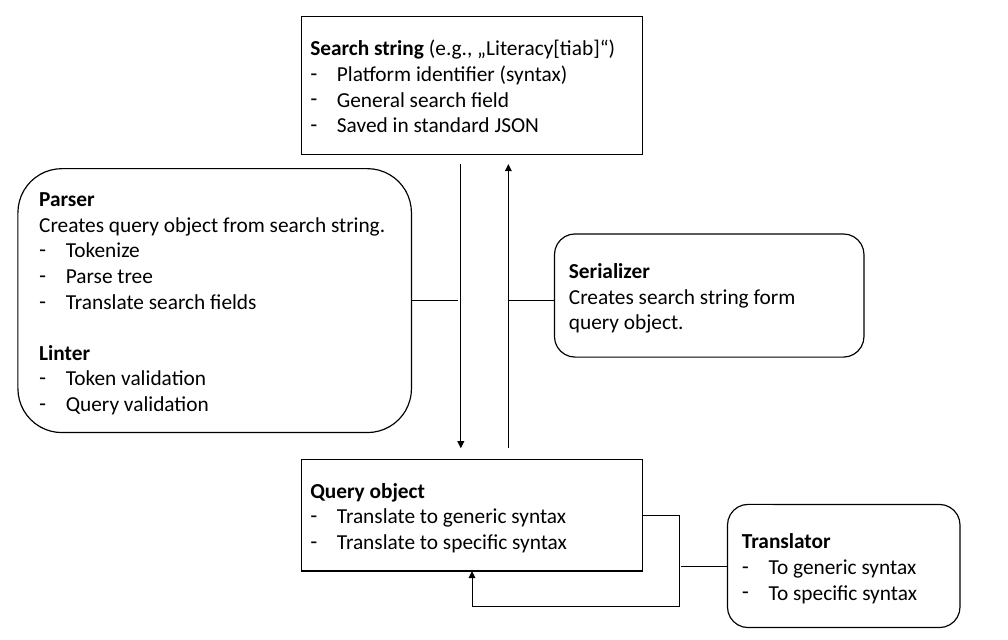
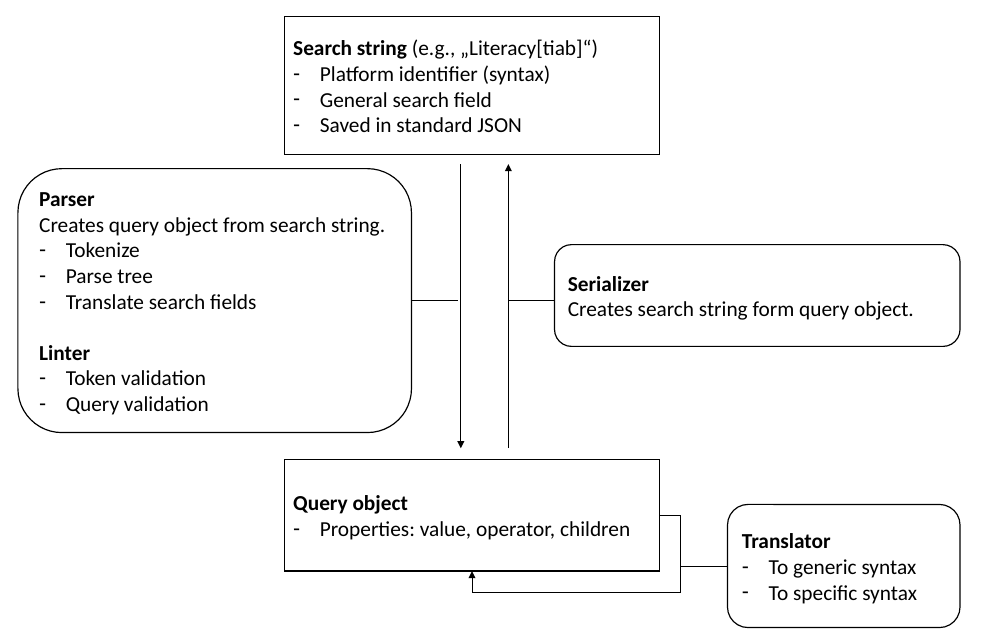
Before and after one commit to CoLRev-Environment/search-query, a slide deck: slide 1 of docs/source/dev_docs/documentation.pptx. Drawn at 1008x640 pixels with LibreOffice and Linux fonts; fonts in the diff are those of the drawing. Boxes give left, top, right and bottom in pixels: in the first picture for what was removed or moved away, otherwise in the second. Text is boxed around its words. In the diff, an @@ line names an element or a change of style, - is before the commit and + after.

```diff
--- a/docs/source/dev_docs/documentation.pptx
+++ b/docs/source/dev_docs/documentation.pptx
@@ rectangle "Search string (e.g., „Literacy[tiab]“)": place and size @@
-rectangle "Search string (e.g., „Literacy[tiab]“)" at [302, 16, 643, 154]
+rectangle "Search string (e.g., „Literacy[tiab]“)" at [285, 16, 660, 154]
@@ rounded rectangle "Serializer": place and size @@
-rounded rectangle "Serializer" at [555, 234, 865, 357]
+rounded rectangle "Serializer" at [555, 245, 960, 347]
@@ rectangle "Query object": place and size @@
-rectangle "Query object" at [302, 459, 643, 571]
+rectangle "Query object" at [285, 459, 660, 571]
@@ text in rectangle at [320, 521, 630, 540]: text changed @@
-– Translate to generic syntax
-– Translate to specific syntax
+– Properties: value, operator, children
@@ elbow arrow moved from (643, 516) - (472, 571) to (659, 516) - (472, 571) @@
```
Also in this commit, not shown: 7 other files.
